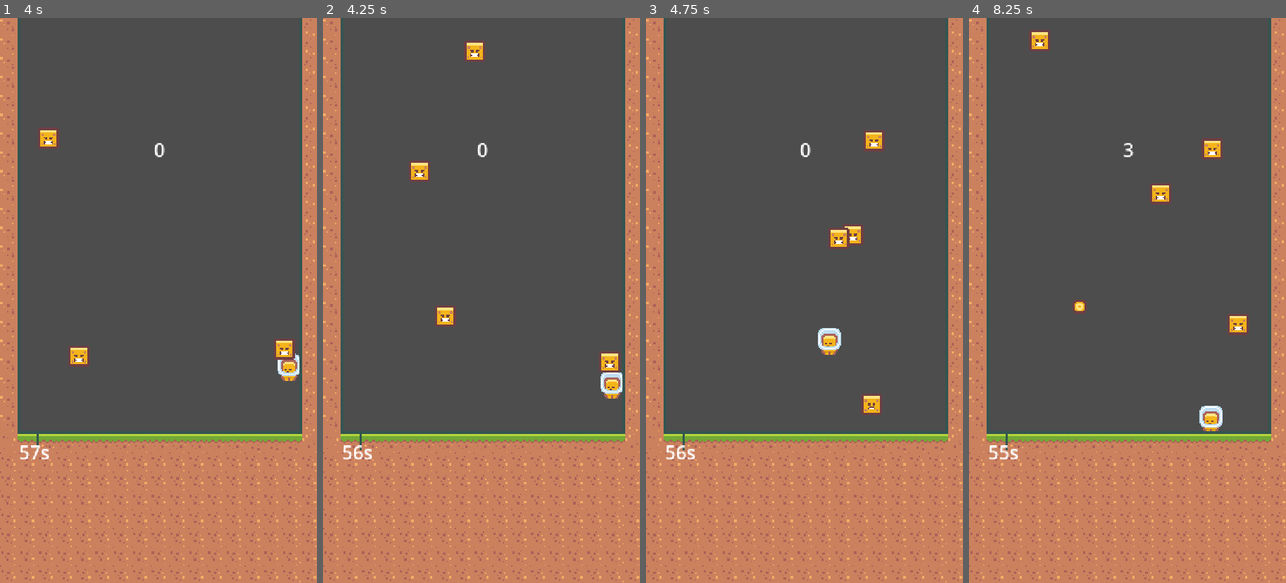
Above: before the commit, frames 1-4 (left to right).
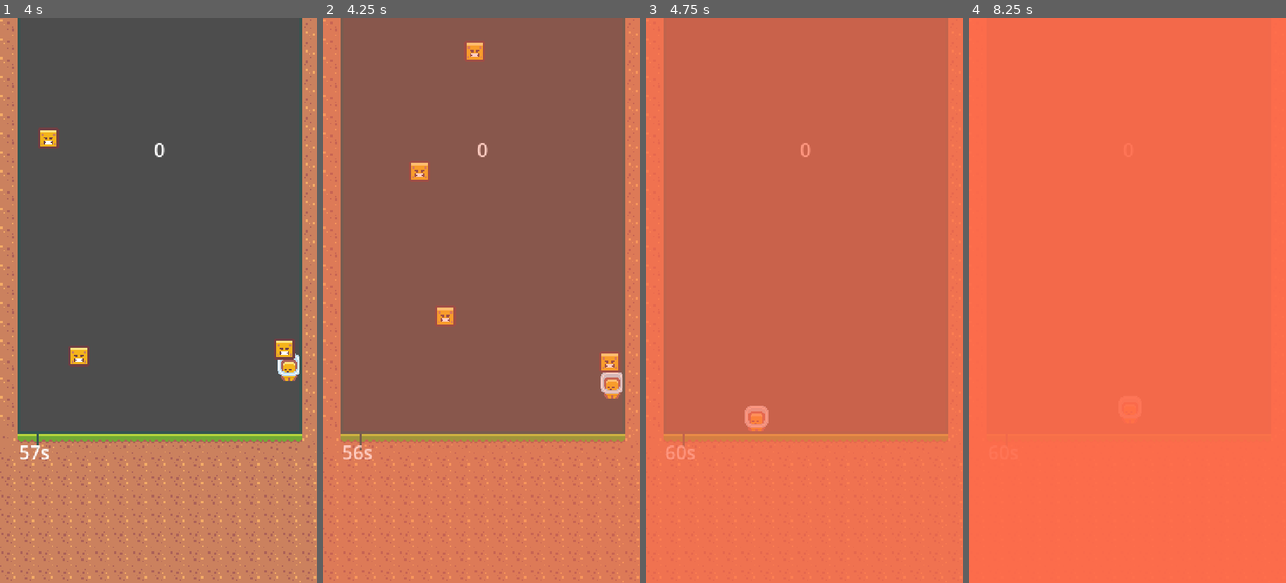
Above: after the commit, the same moments.

Repository: andrenanninga/saw-blades
Game: Godot game, scene res://scenes/main_level.tscn
The game is run twice, just before and just after one commit, with the same random seed, the same clock (stepped at 60 frames per second) and the same inputs.
Inputs:
- Up to frame 1 (4 s): tap Enter at 0.5 s; hold Right (right) 0.53-2.03 s; tap Space (jump) at 0.77, 1.52, 3.02, 3.77 s; hold Left (left) 2.03-2.78 s; hold Right (right) from 2.78 s (still down)
- Up to frame 2 (4.25 s): keep holding Right (right)
- Up to frame 3 (4.75 s): release Right (right) at 4.28 s; hold Left (left) from 4.28 s (still down); tap Space (jump) at 4.52 s
- Up to frame 4 (8.25 s): release Left (left) at 5.03 s; hold Right (right) 5.03-5.78 s; hold Left (left) 5.78-7.28 s; tap Space (jump) at 6.02, 6.77, 7.52 s; hold Right (right) from 7.28 s (still down)

Frame 1 is identical in both runs. In frame 2, 69% of the frame differs, in the area x 0-100%, y 0-100%; in frame 3, 100%; in frame 4, 100%.

Commit message:
Restart MainLevel scene on death

Diff:
--- a/entities/player.gd
+++ b/entities/player.gd
@@ -42,7 +42,7 @@
 		var collider = collision.get_collider() as Node2D
 
 		if collider.is_in_group("saw_blades"):
-			print("dead")
+			SceneTransition.change_scene("res://scenes/main_level.tscn")
 #			queue_free()
 
 
--- a/project.godot
+++ b/project.godot
@@ -14,6 +14,10 @@
 run/main_scene="res://scenes/main_level.tscn"
 config/features=PackedStringArray("4.0", "Mobile")
 config/icon="res://icon.svg"
+
+[autoload]
+
+SceneTransition="*res://scenes/scene_transition.tscn"
 
 [display]
 
--- /dev/null
+++ b/scenes/scene_transition.gd
@@ -0,0 +1,9 @@
+extends CanvasLayer
+
+@onready var animation_player = $AnimationPlayer
+
+func change_scene(path: String) -> void:
+	animation_player.play("dissolve")
+	await animation_player.animation_finished
+	get_tree().change_scene_to_file(path)
+	animation_player.play_backwards("dissolve")
--- /dev/null
+++ b/scenes/scene_transition.tscn
@@ -0,0 +1,58 @@
+[gd_scene load_steps=5 format=3 uid="uid://dtx52bsnrla4y"]
+
+[ext_resource type="Script" path="res://scenes/scene_transition.gd" id="1_s5y4s"]
+
+[sub_resource type="Animation" id="Animation_rk3t0"]
+resource_name = "RESET"
+tracks/0/type = "value"
+tracks/0/imported = false
+tracks/0/enabled = true
+tracks/0/path = NodePath(".:modulate")
+tracks/0/interp = 1
+tracks/0/loop_wrap = true
+tracks/0/keys = {
+"times": PackedFloat32Array(0),
+"transitions": PackedFloat32Array(1),
+"update": 0,
+"values": [Color(1, 1, 1, 0)]
+}
+
+[sub_resource type="Animation" id="Animation_hfhnj"]
+resource_name = "dissolve"
+length = 0.5
+tracks/0/type = "value"
+tracks/0/imported = false
+tracks/0/enabled = true
+tracks/0/path = NodePath(".:modulate")
+tracks/0/interp = 1
+tracks/0/loop_wrap = true
+tracks/0/keys = {
+"times": PackedFloat32Array(0, 0.5),
+"transitions": PackedFloat32Array(1, 1),
+"update": 0,
+"values": [Color(1, 1, 1, 0), Color(1, 1, 1, 1)]
+}
+
+[sub_resource type="AnimationLibrary" id="AnimationLibrary_35pht"]
+_data = {
+"RESET": SubResource("Animation_rk3t0"),
+"dissolve": SubResource("Animation_hfhnj")
+}
+
+[node name="SceneTransition" type="CanvasLayer"]
+script = ExtResource("1_s5y4s")
+
+[node name="AnimationPlayer" type="AnimationPlayer" parent="."]
+root_node = NodePath("../DissolveRect")
+libraries = {
+"": SubResource("AnimationLibrary_35pht")
+}
+
+[node name="DissolveRect" type="ColorRect" parent="."]
+modulate = Color(1, 1, 1, 0)
+anchors_preset = 15
+anchor_right = 1.0
+anchor_bottom = 1.0
+grow_horizontal = 2
+grow_vertical = 2
+color = Color(1, 0.419608, 0.290196, 1)
